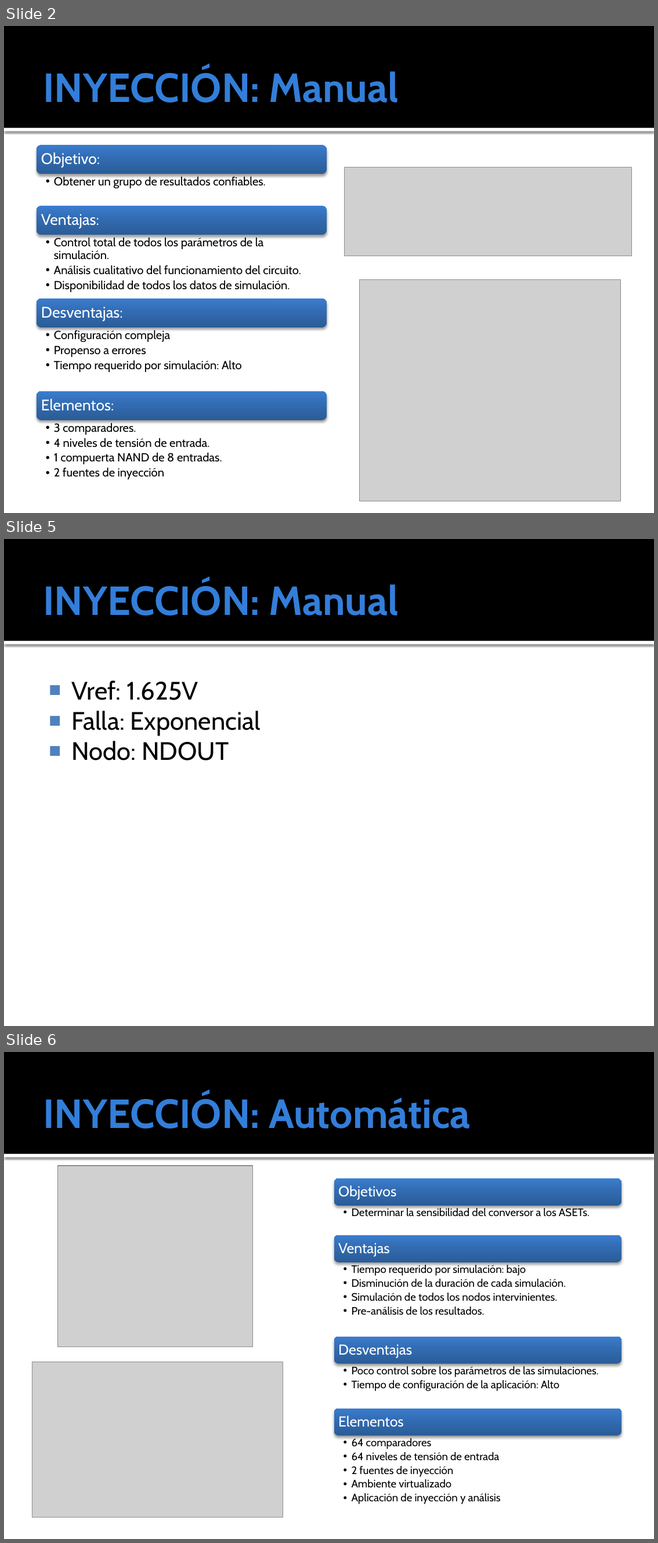
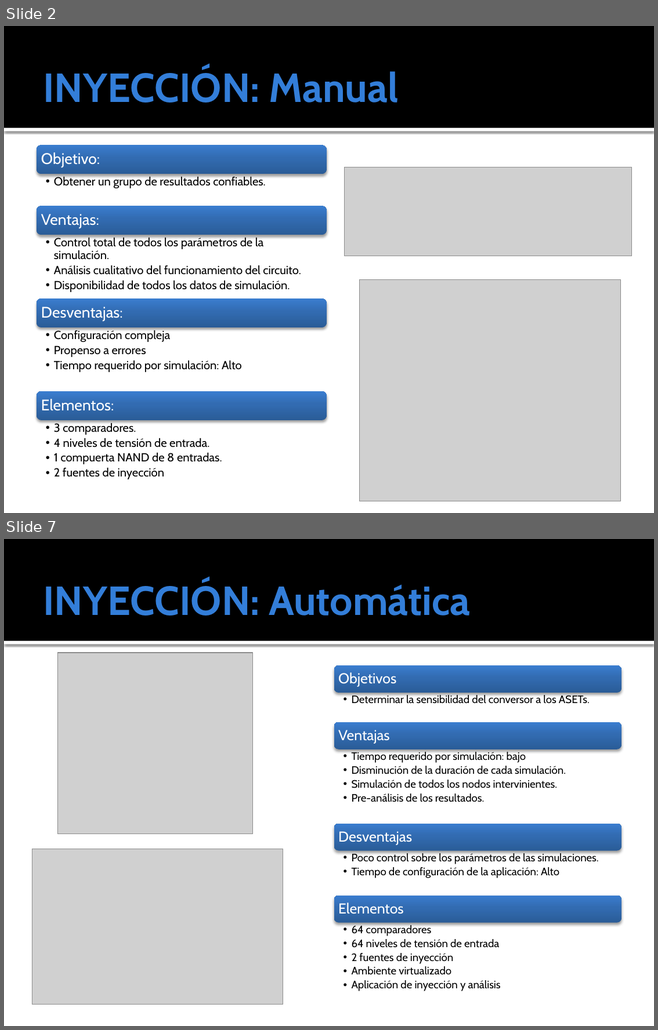
Before and after one commit to ginotkj/fiocs, a slide deck: Documentation/Documentacion/PRESENTACION_FACU.pptx. Shown one above the other, each under a label of ours: slides 2, 5 and 6 before the commit, slides 2 and 7 after it; the slides between them are not shown. The pictures are 658x1543 and 658x1030 pixels, drawn with LibreOffice and Linux fonts; fonts in the diff are those of the drawing; grey boxes stand for pictures. Boxes give left, top, right and bottom in pixels: in the first picture for what was removed or moved away, otherwise in the second. Text is boxed around its words. In the diff, an @@ line names an element or a change of style, - is before the commit and + after.

```diff
--- a/Documentation/Documentacion/PRESENTACION_FACU.pptx
+++ b/Documentation/Documentacion/PRESENTACION_FACU.pptx
@@ slide 5 removed at [4, 539, 654, 1026], background #FFFFFF; not listed: 2 template elements that a slide beside it also shows @@
@@ title removed at [43, 581, 398, 616] @@
-INYECCIÓN: Manual
@@ text removed at [71, 681, 260, 761] @@
-■ Vref: 1.625V
-■ Falla: Exponencial
-■ Nodo: NDOUT
@@ what was slide 6 is now slide 7 @@
```
Also in this commit, not shown: 2 slides changed, 2 slides added.
